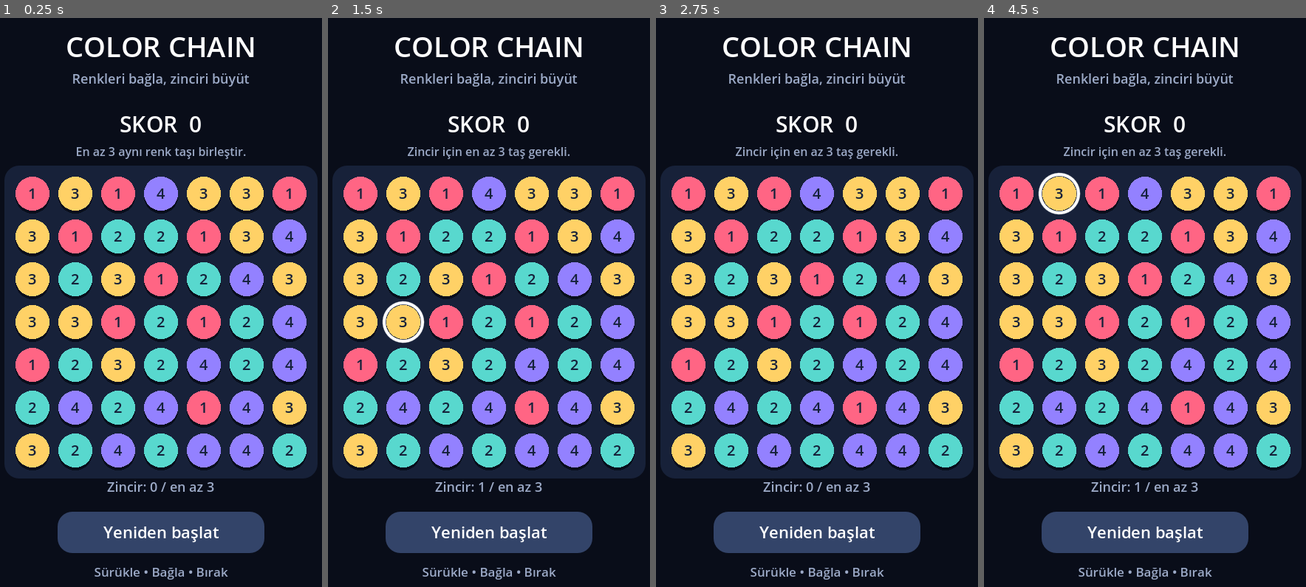
Above: before the commit, frames 1-4 (left to right).
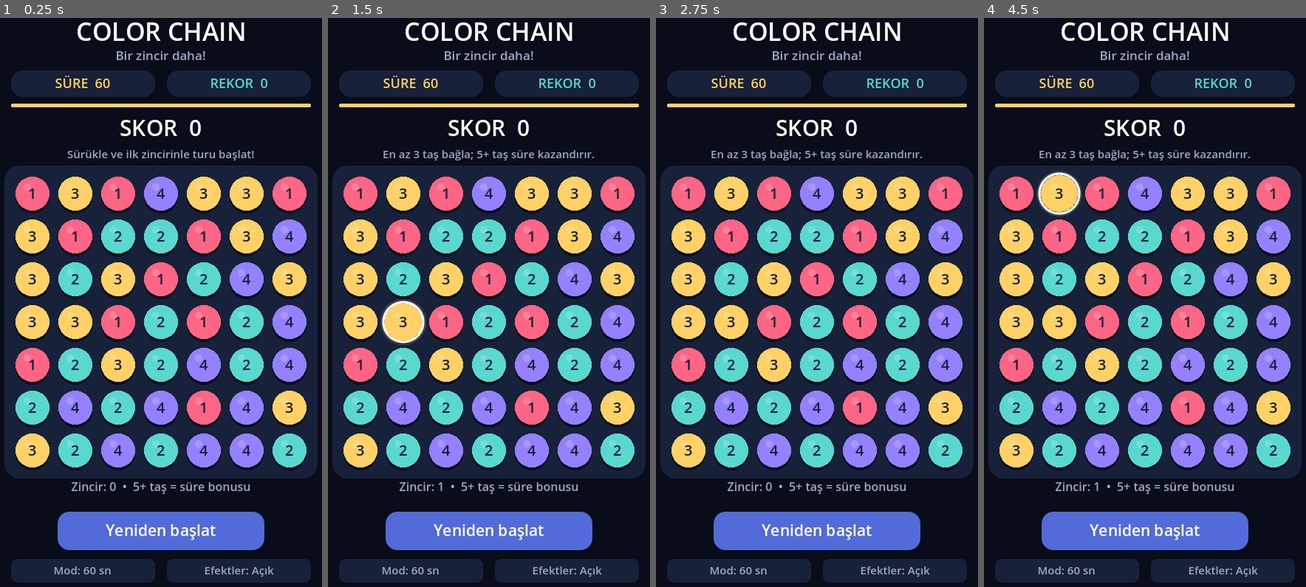
Above: after the commit, the same moments.

Repository: halilacikgozz/color-chain-game
Game: Godot game, scene res://scenes/main.tscn
Two runs of this game, one before a commit and one after it. Both use one fixed random seed, a clock stepped at 60 frames per second and the inputs below.
Inputs (mouse positions are in pixels of both pictures, inside the frame that each line leads up to):
- Up to frame 1 (0.25 s): no input
- Up to frame 2 (1.5 s): tap Enter at 0.5 s; move the mouse to (566, 268) at 0.52 s; click (566, 268) at 0.67 s; tap Space at 1.25 s; drag from (418, 325) to (469, 416) at 1.27 s
- Up to frame 3 (2.75 s): move the mouse to (852, 165) at 2.02 s; click (852, 165) at 2.17 s
- Up to frame 4 (4.5 s): tap Enter at 2.75 s; drag from (1125, 416) to (1038, 211) at 2.77 s; move the mouse to (1251, 387) at 3.52 s; click (1251, 387) at 3.67 s; tap Escape at 4.15 s; tap Space at 4.25 s; drag from (1038, 211) to (1090, 148) at 4.27 s

The runs differ from the first frame. In frame 1, 17% of the frame differs, in the area x 3-97%, y 0-100%; in frame 2, 17%; in frame 3, 17%; in frame 4, 17%.

Commit message:
Add timed rounds combos and animated tile effects
Updated the game mechanics and UI messages for better clarity and user experience.

Diff:
--- a/scripts/game.gd
+++ b/scripts/game.gd
@@ -5,30 +5,75 @@
 const ORIGIN := Vector2(37, 230)
 const COLORS := [Color("ff6584"), Color("58d8ce"), Color("ffd166"), Color("9381ff")]
 const DIRECTIONS := [Vector2i.LEFT, Vector2i.RIGHT, Vector2i.UP, Vector2i.DOWN]
-const RESTART := Rect2(100, 690, 280, 56)
+const RESTART := Rect2(100, 690, 280, 52)
+const MODE_BUTTON := Rect2(37, 754, 195, 32)
+const EFFECTS_BUTTON := Rect2(248, 754, 195, 32)
+const ROUND_SECONDS := 60.0
+const COMBO_WINDOW := 4.0
 var board: Array[int] = []
 var chain: Array[int] = []
 var offsets: Array[float] = []
 var score := 0
+var best := 0
 var dragging := false
 var pointer := -2
 var busy := false
-var message := "En az 3 aynı renk taşı birleştir."
+var message := "Sürükle ve ilk zincirinle turu başlat!"
 var fall_tween: Tween
 var rng := RandomNumberGenerator.new()
 var font: Font = ThemeDB.fallback_font
+var fall_progress := 0.0
+var pop_progress := 0.0
+var popping: Array[int] = []
+var particles: Array[Dictionary] = []
+var floaters: Array[Dictionary] = []
+var timed_mode := true
+var effects := true
+var started := false
+var ended := false
+var focused := true
+var remaining := ROUND_SECONDS
+var combo := 0
+var combo_left := 0.0
+var elapsed := 0.0
+var impact := 0.0
+var longest := 0
+var moves := 0
 
 func _ready() -> void:
 	rng.randomize()
+	var config := ConfigFile.new()
+	if config.load("user://color_chain.cfg") == OK:
+		best = int(config.get_value("game", "best", 0))
 	restart()
 
+func save_best() -> void:
+	var config := ConfigFile.new()
+	config.set_value("game", "best", best)
+	config.save("user://color_chain.cfg")
+
 func restart() -> void:
+	if score > 0:
+		save_best()
 	if fall_tween != null and fall_tween.is_valid():
 		fall_tween.kill()
 	busy = false
 	dragging = false
 	pointer = -2
 	score = 0
+	combo = 0
+	combo_left = 0.0
+	remaining = ROUND_SECONDS
+	started = false
+	ended = false
+	moves = 0
+	longest = 0
+	impact = 0.0
+	pop_progress = 0.0
+	fall_progress = 0.0
+	particles.clear()
+	floaters.clear()
+	popping.clear()
 	chain.clear()
 	board.resize(SIDE * SIDE)
 	offsets.resize(SIDE * SIDE)
@@ -36,7 +81,41 @@
 	for i in board.size():
 		board[i] = rng.randi_range(0, COLORS.size() - 1)
 	ensure_move()
-	message = "En az 3 aynı renk taşı birleştir."
+	message = "Sürükle ve ilk zincirinle turu başlat!" if timed_mode else "Rahat mod • Süre sınırı yok"
+	queue_redraw()
+
+func _process(delta: float) -> void:
+	elapsed += delta
+	impact = maxf(0.0, impact - delta * 3.0)
+	if focused and started and not ended:
+		combo_left = maxf(0.0, combo_left - delta)
+		if combo_left <= 0.0:
+			combo = 0
+		if timed_mode:
+			remaining = maxf(0.0, remaining - delta)
+			if remaining <= 0.0 and not busy:
+				end_round()
+	for i in range(particles.size() - 1, -1, -1):
+		particles[i]["life"] -= delta
+		particles[i]["pos"] += particles[i]["velocity"] * delta
+		particles[i]["velocity"] += Vector2(0, 190) * delta
+		if particles[i]["life"] <= 0.0:
+			particles.remove_at(i)
+	for i in range(floaters.size() - 1, -1, -1):
+		floaters[i]["life"] -= delta
+		floaters[i]["pos"] += Vector2(0, -42) * delta
+		if floaters[i]["life"] <= 0.0:
+			floaters.remove_at(i)
+	queue_redraw()
+
+func end_round() -> void:
+	ended = true
+	dragging = false
+	pointer = -2
+	chain.clear()
+	combo_left = 0.0
+	save_best()
+	message = "Tur tamamlandı!"
 	queue_redraw()
 
 func cell_at(pos: Vector2) -> int:
@@ -49,7 +128,7 @@
 	return absi(a % SIDE - b % SIDE) + absi(a / SIDE - b / SIDE) == 1
 
 func select_cell(index: int) -> void:
-	if index < 0 or busy:
+	if index < 0 or busy or ended:
 		return
 	if chain.is_empty():
 		chain.append(index)
@@ -75,23 +154,38 @@
 	elif event is InputEventMouseMotion and pointer == -1 and dragging:
 		select_cell(cell_at(event.position))
 	elif event is InputEventKey and event.pressed and event.keycode == KEY_ESCAPE:
+		cancel_selection()
+
+func cancel_selection() -> void:
+	if not busy:
 		chain.clear()
-		dragging = false
-		pointer = -2
-		queue_redraw()
+	dragging = false
+	pointer = -2
+	queue_redraw()
 
 func _notification(what: int) -> void:
 	if what == NOTIFICATION_APPLICATION_FOCUS_OUT:
-		chain.clear()
-		dragging = false
-		pointer = -2
-		queue_redraw()
+		focused = false
+		cancel_selection()
+	elif what == NOTIFICATION_APPLICATION_FOCUS_IN:
+		focused = true
 
 func press(pos: Vector2, id: int) -> void:
 	if RESTART.has_point(pos):
 		restart()
 		return
-	if busy or cell_at(pos) < 0:
+	if MODE_BUTTON.has_point(pos):
+		timed_mode = not timed_mode
+		restart()
+		return
+	if EFFECTS_BUTTON.has_point(pos):
+		effects = not effects
+		particles.clear()
+		floaters.clear()
+		impact = 0.0
+		queue_redraw()
+		return
+	if busy or ended or cell_at(pos) < 0:
 		return
 	pointer = id
 	dragging = true
@@ -101,21 +195,55 @@
 func release_pointer() -> void:
 	dragging = false
 	pointer = -2
+	if busy or ended:
+		return
 	if chain.size() < 3:
 		chain.clear()
-		message = "Zincir için en az 3 taş gerekli."
+		message = "En az 3 taş bağla; 5+ taş süre kazandırır."
+		combo = 0
+		combo_left = 0.0
 		queue_redraw()
 		return
+	started = true
 	busy = true
 	var count := chain.size()
-	score += count * 10 + maxi(0, count - 3) * 5
-	message = "%d taş • +%d puan" % [count, count * 10 + maxi(0, count - 3) * 5]
+	combo = mini(5, combo + 1) if combo_left > 0.0 else 1
+	combo_left = COMBO_WINDOW
+	var gained := (count * 10 + maxi(0, count - 3) * 5) * combo
+	score += gained
+	best = maxi(best, score)
+	longest = maxi(longest, count)
+	moves += 1
+	var bonus := mini(5, count - 2) if count >= 5 and timed_mode else 0
+	remaining = minf(ROUND_SECONDS, remaining + bonus)
+	message = "%d taş • +%d puan%s" % [count, gained, " • +%d sn" % bonus if bonus > 0 else ""]
+	var middle := center(chain[chain.size() / 2])
+	if effects:
+		floaters.append({"pos": middle, "text": "+%d" % gained, "life": 1.0, "color": Color("ffd166")})
+		if bonus > 0:
+			floaters.append({"pos": middle + Vector2(0, 30), "text": "+%d SANİYE" % bonus, "life": 1.2, "color": Color("58d8ce")})
+		impact = minf(1.0, count / 8.0)
+		for index in chain:
+			for n in 8:
+				var angle := rng.randf_range(0.0, TAU)
+				particles.append({"pos": center(index), "velocity": Vector2.from_angle(angle) * rng.randf_range(60, 150), "life": rng.randf_range(0.35, 0.65), "color": COLORS[board[index]]})
+	popping.assign(chain)
+	fall_tween = create_tween()
+	fall_tween.tween_method(animate_pop, 0.0, 1.0, 0.12)
+	fall_tween.tween_callback(start_fall)
+	fall_tween.tween_method(animate_fall, 1.0, 0.0, 0.30).set_trans(Tween.TRANS_CUBIC).set_ease(Tween.EASE_OUT)
+	fall_tween.tween_callback(finish_fall)
+	queue_redraw()
+
+func animate_pop(value: float) -> void:
+	pop_progress = value
+	queue_redraw()
+
+func start_fall() -> void:
 	collapse()
 	chain.clear()
-	fall_tween = create_tween()
-	fall_tween.tween_method(animate_fall, 1.0, 0.0, 0.32).set_trans(Tween.TRANS_CUBIC).set_ease(Tween.EASE_OUT)
-	fall_tween.tween_callback(finish_fall)
-	queue_redraw()
+	popping.clear()
+	pop_progress = 0.0
 
 func collapse() -> void:
 	for x in SIDE:
@@ -132,7 +260,6 @@
 			offsets[target * SIDE + x] = -float(missing) * CELL
 			target -= 1
 
-var fall_progress := 0.0
 func animate_fall(value: float) -> void:
 	fall_progress = value
 	queue_redraw()
@@ -142,6 +269,8 @@
 	fall_progress = 0.0
 	ensure_move()
 	busy = false
+	if timed_mode and remaining <= 0.0:
+		end_round()
 	queue_redraw()
 
 func has_move() -> bool:
@@ -173,7 +302,6 @@
 		return
 	for i in board.size():
 		board[i] = rng.randi_range(0, COLORS.size() - 1)
-	# Guaranteed playable fallback, with no unbounded shuffle loop.
 	board[1] = board[0]
 	board[2] = board[0]
 	message = "Hamle kalmadı; tahta yenilendi."
@@ -182,33 +310,78 @@
 	return ORIGIN + Vector2(index % SIDE + 0.5, index / SIDE + 0.5) * CELL
 
 func text(value: String, y: float, size: int, color: Color = Color.WHITE) -> void:
+	label_at(value, Vector2(240, y), size, color)
+
+func label_at(value: String, pos: Vector2, size: int, color: Color) -> void:
 	var width := font.get_string_size(value, HORIZONTAL_ALIGNMENT_LEFT, -1, size).x
-	draw_string(font, Vector2((480 - width) / 2, y), value, HORIZONTAL_ALIGNMENT_LEFT, -1, size, color)
+	draw_string(font, pos - Vector2(width / 2, 0), value, HORIZONTAL_ALIGNMENT_LEFT, -1, size, color)
+
+func box(rect: Rect2, color: Color, radius: int = 16) -> void:
+	var style := StyleBoxFlat.new()
+	style.bg_color = color
+	style.set_corner_radius_all(radius)
+	draw_style_box(style, rect)
 
 func _draw() -> void:
-	text("COLOR CHAIN", 74, 38)
-	text("Renkleri bağla, zinciri büyüt", 110, 18, Color("9caac7"))
-	text("SKOR  %d" % score, 176, 30)
-	text(message, 208, 16, Color("9caac7"))
-	var panel := StyleBoxFlat.new()
-	panel.bg_color = Color("172139")
-	panel.set_corner_radius_all(20)
-	draw_style_box(panel, Rect2(ORIGIN - Vector2(9, 9), Vector2.ONE * (SIDE * CELL + 18)))
+	var accent := Color("ffd166") if remaining > 10 or not timed_mode else Color("ff6584")
+	text("COLOR CHAIN", 52, 34)
+	text("Bir zincir daha!", 78, 17, Color("9caac7"))
+	box(Rect2(37, 92, 195, 36), Color("172139"))
+	box(Rect2(248, 92, 195, 36), Color("172139"))
+	label_at("SÜRE  %02d" % ceili(remaining) if timed_mode else "RAHAT MOD  ∞", Vector2(134, 116), 18, accent)
+	label_at("REKOR  %d" % best, Vector2(346, 116), 18, Color("58d8ce"))
+	box(Rect2(37, 137, 406, 5), Color("172139"), 2)
+	box(Rect2(37, 137, 406 * remaining / ROUND_SECONDS if timed_mode else 406, 5), accent, 2)
+	text("SKOR  %d" % score, 181, 30, Color.WHITE.lerp(accent, impact))
+	text(message, 211, 15, Color("9caac7"))
+	var shake := Vector2(sin(elapsed * 55), cos(elapsed * 49)) * impact * 2 if effects else Vector2.ZERO
+	draw_set_transform(shake)
+	box(Rect2(ORIGIN - Vector2(9, 9), Vector2.ONE * (SIDE * CELL + 18)), Color("172139"), 20)
 	for i in board.size():
 		var pos := center(i) + Vector2(0, offsets[i] * fall_progress)
 		if pos.y < ORIGIN.y:
 			continue
-		draw_circle(pos + Vector2(0, 4), 23, Color("080e1c"))
-		draw_circle(pos, 23, COLORS[board[i]])
-		# Symbols keep colors distinguishable for players with color vision differences.
-		draw_string(font, pos + Vector2(-6, 7), ["1", "2", "3", "4"][board[i]], HORIZONTAL_ALIGNMENT_LEFT, -1, 20, Color("15213a"))
-	if chain.size() > 1:
+		var selected := chain.has(i)
+		var radius := 23.0
+		if selected and effects:
+			radius += 1.5 + sin(elapsed * 9) * 1.2
+		if popping.has(i):
+			radius *= 1.0 - pop_progress
+		if selected and effects:
+			draw_circle(pos, radius + 6, Color(COLORS[board[i]], 0.15))
+		draw_circle(pos + Vector2(0, 4), radius, Color("080e1c"))
+		draw_circle(pos, radius, COLORS[board[i]])
+		if radius > 10:
+			draw_circle(pos + Vector2(-7, -9), 5, Color(1, 1, 1, 0.18))
+			label_at(["1", "2", "3", "4"][board[i]], pos + Vector2(0, 7), 20, Color("15213a"))
+	if chain.size() > 1 and not busy:
 		for i in range(1, chain.size()):
-			draw_line(center(chain[i - 1]), center(chain[i]), Color.WHITE, 5, true)
+			draw_line(center(chain[i - 1]), center(chain[i]), Color(1, 1, 1, 0.15), 12, true)
+			draw_line(center(chain[i - 1]), center(chain[i]), Color.WHITE, 4, true)
 	for index in chain:
-		draw_arc(center(index), 26, 0, TAU, 40, Color.WHITE, 3, true)
-	text("Zincir: %d / en az 3" % chain.size(), 663, 18, Color("9caac7"))
-	panel.bg_color = Color("334469")
-	draw_style_box(panel, RESTART)
-	text("Yeniden başlat", 726, 22)
-	text("Sürükle • Bağla • Bırak", 778, 17, Color("9caac7"))
+		if not busy:
+			draw_arc(center(index), 27, 0, TAU, 40, Color.WHITE, 2, true)
+	for particle in particles:
+		draw_circle(particle["pos"], 3.5, Color(particle["color"], minf(1.0, particle["life"] * 2)))
+	for floater in floaters:
+		label_at(floater["text"], floater["pos"], 24, Color(floater["color"], minf(1.0, floater["life"] * 2)))
+	draw_set_transform(Vector2.ZERO)
+	if combo >= 2 and not ended:
+		text("KOMBO x%d" % combo, 662, 22, Color("ffd166"))
+		box(Rect2(145, 672, 190 * combo_left / COMBO_WINDOW, 3), Color("ffd166"), 1)
+	else:
+		text("Zincir: %d  •  5+ taş = süre bonusu" % chain.size(), 662, 16, Color("9caac7"))
+	box(RESTART, Color("526bd8"))
+	text("Tekrar oyna" if ended else "Yeniden başlat", 723, 21)
+	box(MODE_BUTTON, Color("172139"), 9)
+	box(EFFECTS_BUTTON, Color("172139"), 9)
+	label_at("Mod: 60 sn" if timed_mode else "Mod: Rahat", Vector2(134, 775), 15, Color("9caac7"))
+	label_at("Efektler: Açık" if effects else "Efektler: Sade", Vector2(346, 775), 15, Color("9caac7"))
+	if ended:
+		draw_rect(Rect2(ORIGIN - Vector2(9, 9), Vector2.ONE * (SIDE * CELL + 18)), Color(0.03, 0.05, 0.1, 0.9))
+		text("SÜRE DOLDU!", 354, 30, Color("ffd166"))
+		text("%d PUAN" % score, 415, 38)
+		text("En uzun zincir: %d taş" % longest, 465, 20, Color("58d8ce"))
+		text("%d başarılı hamle" % moves, 500, 19, Color("9caac7"))
+		text("Rekor: %d" % best, 545, 23, Color("ffd166"))
+		text("Yeni tur için Tekrar oyna'ya dokun.", 592, 16, Color("9caac7"))
